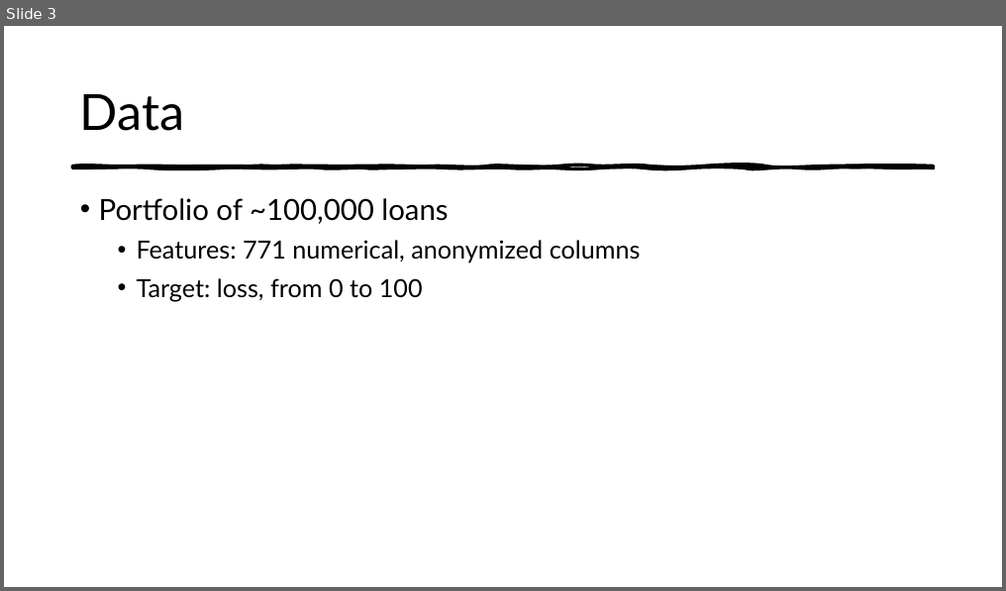
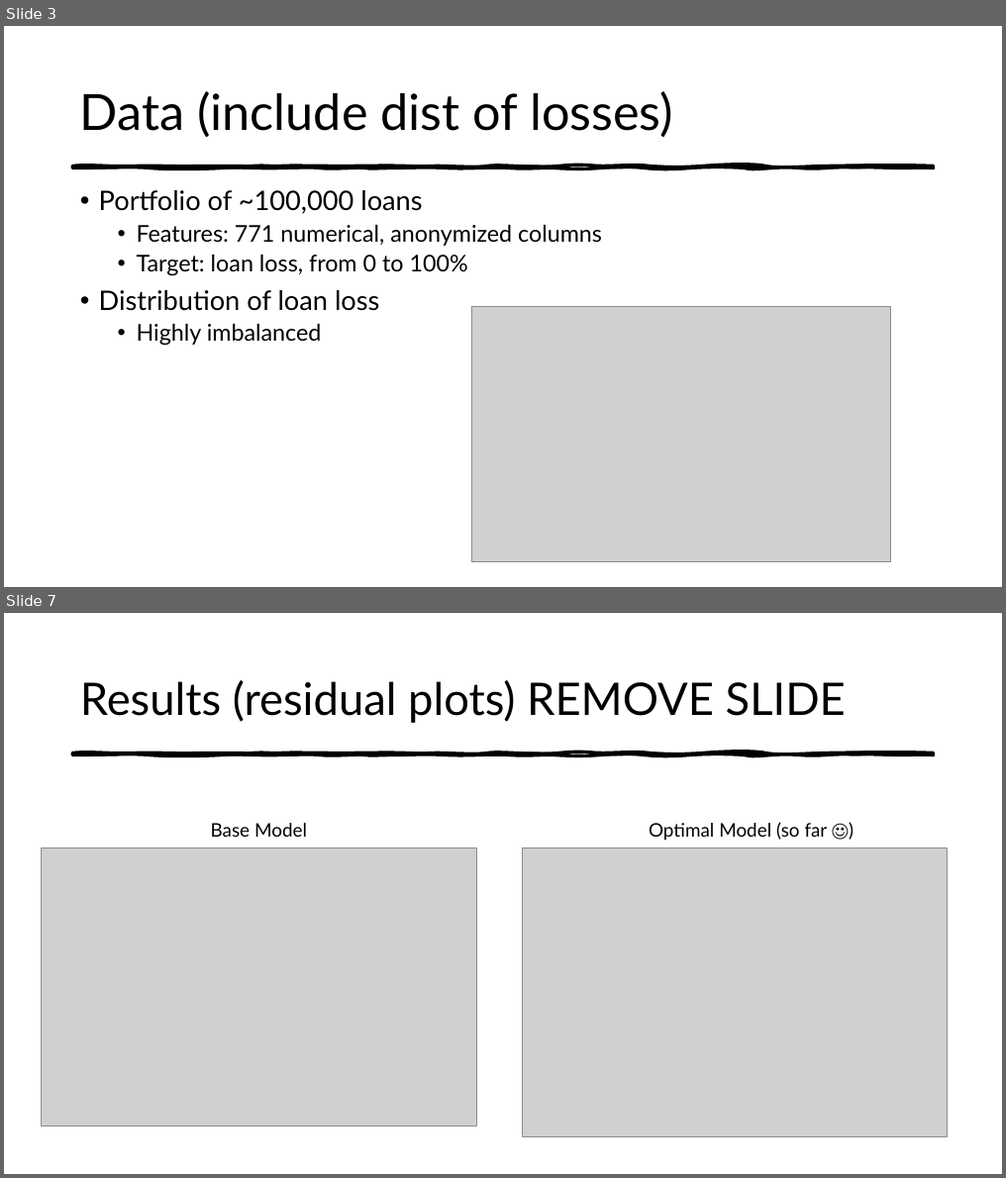
Before and after one commit to mdominguez2010/Loan-Loss, a slide deck: presentation/mvp .pptx. Shown one above the other, each under a label of ours: slide 3 before the commit, slides 3 and 7 after it; the slides between them are not shown. The pictures are 1006x591 and 1006x1178 pixels, drawn with LibreOffice and Linux fonts; fonts in the diff are those of the drawing; grey boxes stand for pictures. Boxes give left, top, right and bottom in pixels: in the first picture for what was removed or moved away, otherwise in the second. Text is boxed around its words. In the diff, an @@ line names an element or a change of style, - is before the commit and + after.

```diff
--- a/presentation/mvp .pptx
+++ b/presentation/mvp .pptx
@@ slide 7 added at [4,613,1002,1174], background #FFFFFF; not listed: 1 template element that a slide beside it also shows @@
@@ title added at [80,680,846,723], 43.2 pt, text #000000 @@
+Results (residual plots) REMOVE SLIDE
@@ picture added at [42,849,477,1127] @@
@@ text added at [211,823,307,837], 18 pt, text #000000 @@
+Base Model
@@ picture added at [523,849,947,1137] @@
@@ text added at [648,822,828,841], 18 pt, text #000000 @@
+Optimal Model (so far ☺)
@@ slide 3 changed as well @@
@@ title at [80,91,673,138]: text changed @@
-Data
+Data (include dist of losses)
@@ text at [99,190,602,246]: size 28 to 25.9 pt in "Portfolio of ~100,000 loans"; size 24 to 22.2 pt in "Features: 771 numerical, anonymized columns"; line spacing 1.1 to 0.9 @@
@@ text at [99,255,468,346]: text changed; size 24 to 22.2 pt @@
-  • Target: loss, from 0 to 100
+  • Target: loan loss, from 0 to 100%
+• Distribution of loan loss
+  • Highly imbalanced
@@ picture added at [472,307,891,562] @@
```
Also in this commit, not shown: 7 other slides changed, 1 other slide added, 1 slide removed, 1 other file.
